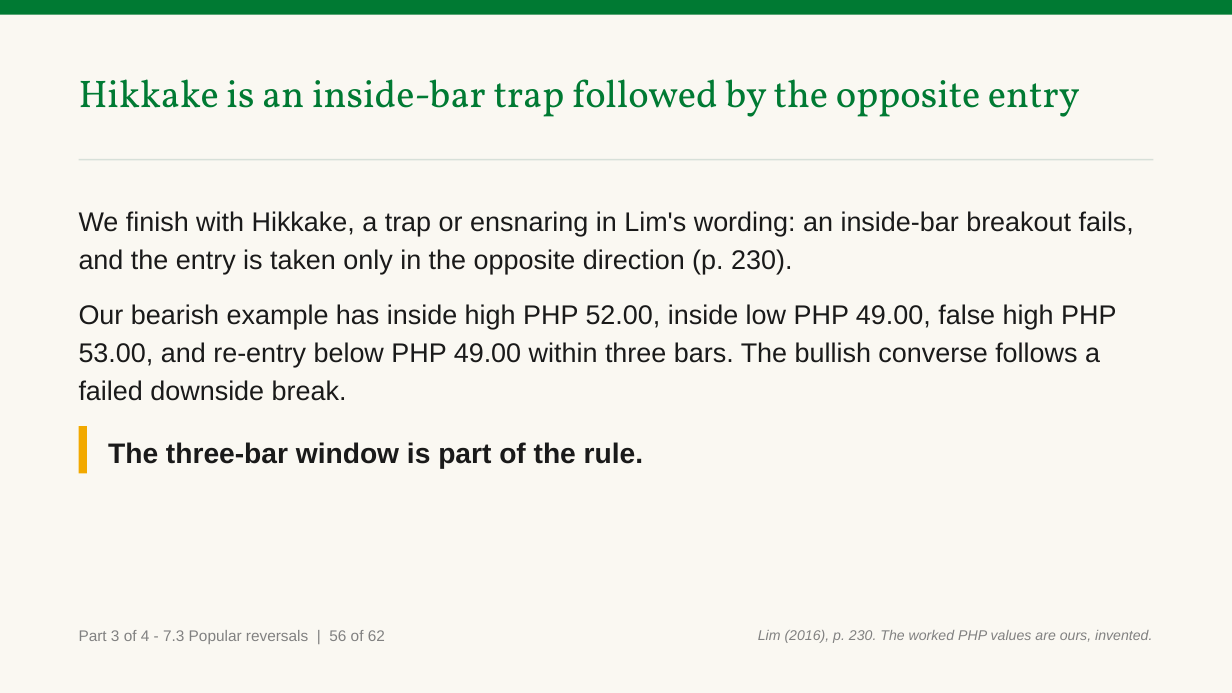
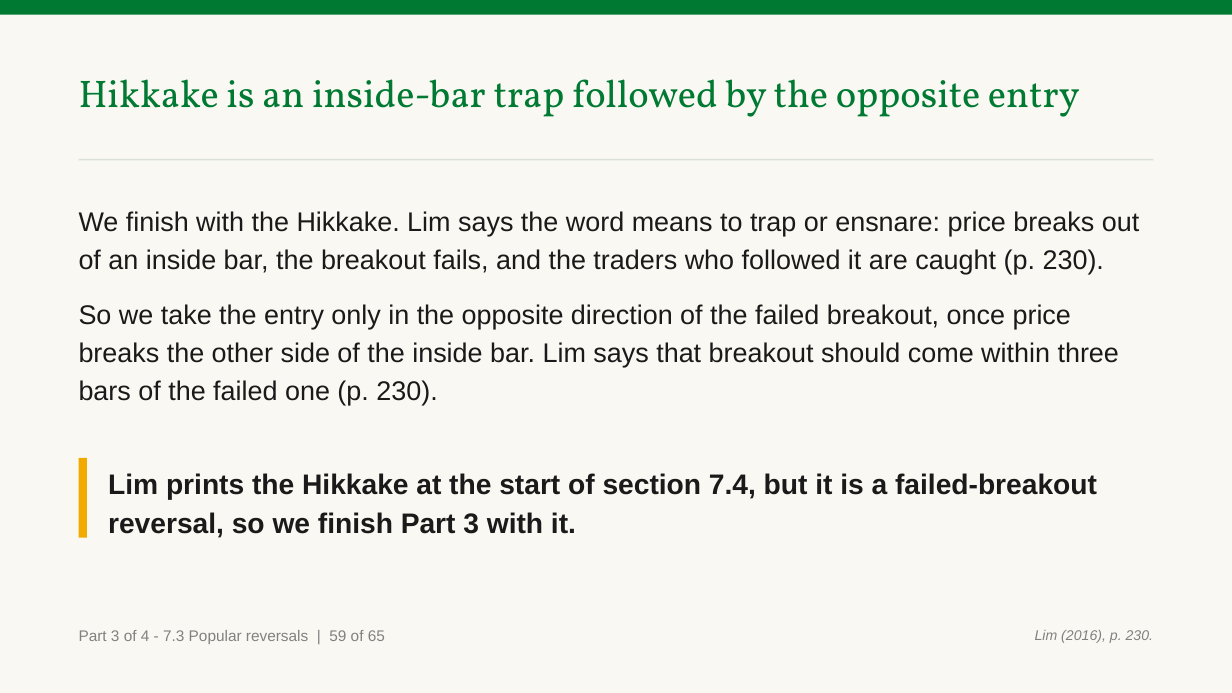
Before and after one commit to benjiesotelo-sudo/Telos_FIN1209, a slide deck: slide 213 of chapter-07/FIN1209-Chapter-07.pptx (slide 210 before the commit). Drawn at 1232x693 pixels with LibreOffice and Linux fonts; fonts in the diff are those of the drawing. Boxes give left, top, right and bottom in pixels: in the first picture for what was removed or moved away, otherwise in the second. Text is boxed around its words. In the diff, an @@ line names an element or a change of style, - is before the commit and + after.

Commit message:
Chapter 7 Part 3: fix the strict reads (reversal patterns, marks, wording, charts)

```diff
--- a/chapter-07/FIN1209-Chapter-07.pptx
+++ b/chapter-07/FIN1209-Chapter-07.pptx
@@ text at <box>79,211,1139,405</box>: text changed @@
-We finish with Hikkake, a trap or ensnaring in Lim's wording: an inside-bar breakout fails, and the entry is taken only in the opposite direction (p. 230).
-Our bearish example has inside high PHP 52.00, inside low PHP 49.00, false high PHP 53.00, and re-entry below PHP 49.00 within three bars. The bullish converse follows a failed downside break.
+We finish with the Hikkake. Lim says the word means to trap or ensnare: price breaks out of an inside bar, the breakout fails, and the traders who followed it are caught (p. 230).
+So we take the entry only in the opposite direction of the failed breakout, once price breaks the other side of the inside bar. Lim says that breakout should come within three bars of the failed one (p. 230).
@@ rectangle: place and size @@
-rectangle at <box>79,426,87,473</box>
+rectangle at <box>79,457,87,537</box>
@@ text at <box>108,473,1097,538</box>: text changed @@
-The three-bar window is part of the rule.
+Lim prints the Hikkake at the start of section 7.4, but it is a failed-breakout reversal, so we finish Part 3 with it.
@@ text at <box>79,630,385,644</box>: text changed @@
-Part 3 of 4 - 7.3 Popular reversals | 56 of 62
+Part 3 of 4 - 7.3 Popular reversals | 59 of 65
@@ text at <box>1035,630,1154,643</box>: text changed @@
-Lim (2016), p. 230. The worked PHP values are ours, invented.
+Lim (2016), p. 230.
```
Also in this commit, not shown: 88 other slides changed, 4 slides added, 1 slide removed, 5 other files.
